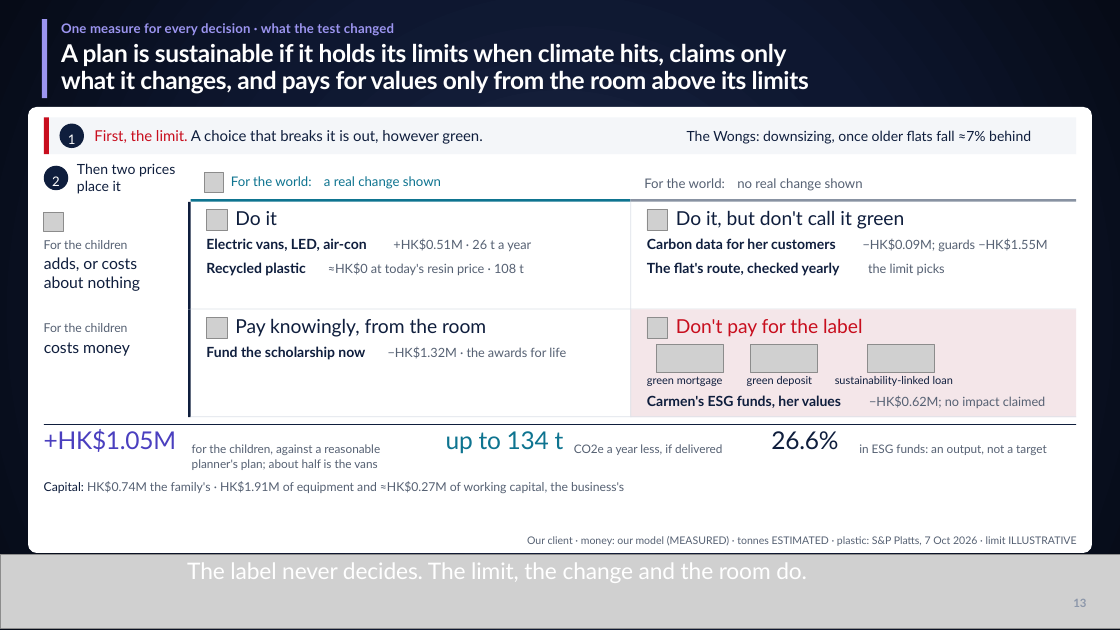
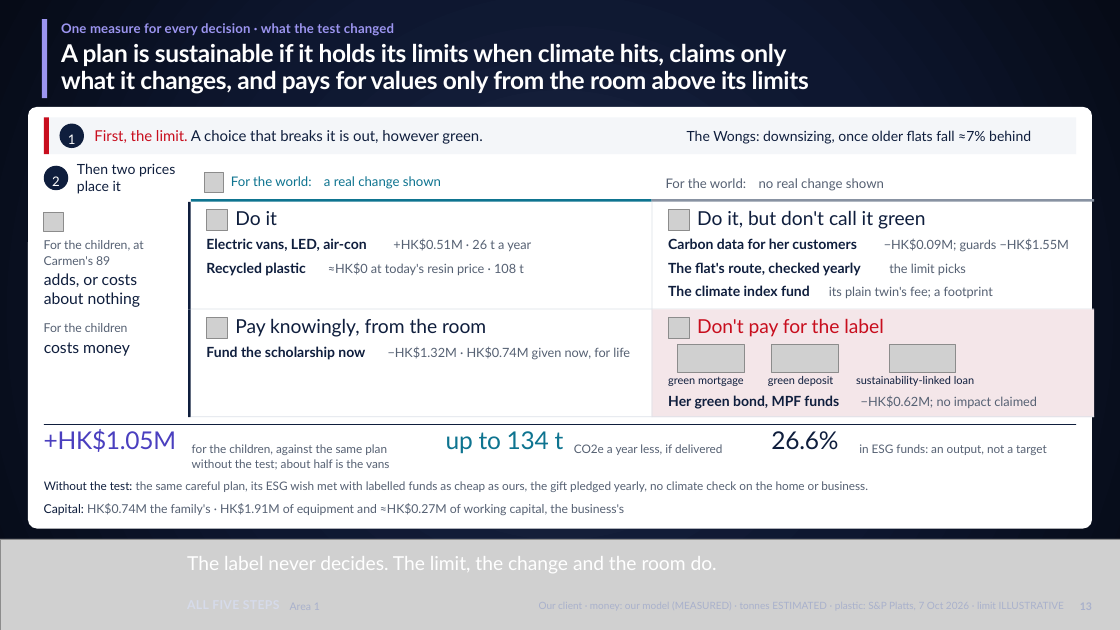
Before and after one commit to Peeradonn/finplan, a slide deck: slide 13 of Final/deck/Axis.pptx. Drawn at 1120x630 pixels with LibreOffice and Linux fonts; fonts in the diff are those of the drawing; grey boxes stand for pictures. Boxes give left, top, right and bottom in pixels: in the first picture for what was removed or moved away, otherwise in the second. Text is boxed around its words. In the diff, an @@ line names an element or a change of style, - is before the commit and + after.

```diff
--- a/Final/deck/Axis.pptx
+++ b/Final/deck/Axis.pptx
@@ rounded rectangle: place and size @@
-rounded rectangle at bbox=[28, 107, 1092, 553]
+rounded rectangle at bbox=[28, 107, 1092, 528]
@@ rounded rectangle at bbox=[28, 107, 1092, 528]: proportions changed @@
@@ rectangle: place and size @@
-rectangle at bbox=[191, 199, 630, 202]
+rectangle at bbox=[191, 199, 652, 202]
@@ picture removed at bbox=[647, 209, 668, 230] @@
@@ picture added at bbox=[669, 209, 690, 230] @@
@@ text at bbox=[44, 240, 143, 265]: text changed @@
-For the children
+For the children, at
+Carmen's 89
@@ text "adds, or costs": place and size @@
-text "adds, or costs" at bbox=[44, 257, 141, 291]
+text "adds, or costs" at bbox=[44, 273, 141, 307]
@@ text added at bbox=[668, 285, 810, 296], 12 pt, text #0F1E3D, bold @@
+The climate index fund
@@ text added at bbox=[829, 286, 993, 298], 10.9 pt, text #566173 @@
+its plain twin's fee; a footprint
@@ rectangle: place and size @@
-rectangle at bbox=[191, 308, 630, 309]
+rectangle at bbox=[191, 308, 652, 309]
@@ picture removed at bbox=[647, 317, 668, 338] @@
@@ picture added at bbox=[669, 317, 690, 338] @@
@@ text at bbox=[388, 346, 630, 360]: text changed @@
-−HK$1.32M · the awards for life
+−HK$1.32M · HK$0.74M given now, for life
@@ 11 texts, 6 rectangles, 3 pictures: place and size @@
-11 texts, 6 rectangles, 3 pictures at bbox=[630, 178, 1076, 418]
+11 texts, 6 rectangles, 3 pictures at bbox=[652, 178, 1095, 418]
@@ rectangle: place and size @@
-rectangle at bbox=[191, 417, 630, 418]
+rectangle at bbox=[191, 417, 652, 418]
@@ text removed at bbox=[647, 395, 841, 408] @@
-Carmen's ESG funds, her values
@@ text added at bbox=[668, 395, 839, 409], 12 pt, text #0F1E3D, bold @@
+Her green bond, MPF funds
@@ text "−HK$0.62M; no impact claimed": place and size @@
-text "−HK$0.62M; no impact claimed" at bbox=[869, 395, 1045, 408]
+text "−HK$0.62M; no impact claimed" at bbox=[861, 396, 1036, 408]
@@ text at bbox=[192, 444, 389, 470]: text changed @@
-for the children, against a reasonable
-planner's plan; about half is the vans
+for the children, against the same plan
+without the test; about half is the vans
@@ text "Capital: HK$0.74M the family's · ...": place and size @@
-text "Capital: HK$0.74M the family's · ..." at bbox=[44, 481, 624, 493]
+text "Capital: HK$0.74M the family's · ..." at bbox=[44, 503, 624, 515]
@@ text added at bbox=[44, 481, 868, 492], 10.1 pt, text #566173 @@
+Without the test: the same careful plan, its ESG wish met with labelled funds as cheap as ours, the gift pledged yearly, no climate check on the home or business.
@@ picture: place and size @@
-picture at bbox=[0, 555, 1120, 628]
+picture at bbox=[0, 539, 1120, 630]
@@ text removed at bbox=[527, 536, 1076, 546] @@
-Our client · money: our model (MEASURED) · tonnes ESTIMATED · plastic: S&P Platts, 7 Oct 2026 · limit ILLUSTRATIVE
@@ text "The label never decides. The ...": place and size @@
-text "The label never decides. The ..." at bbox=[187, 563, 807, 583]
+text "The label never decides. The ..." at bbox=[187, 556, 717, 573]
@@ text "The label never decides. The ..." at bbox=[187, 556, 717, 573]: size 19.5 to 16.5 pt, letter spacing -0.1 to 0 pt; line spacing 23.4pt to 20.6pt @@
@@ text removed at bbox=[1073, 599, 1086, 607] @@
-13
```
Also in this commit, not shown: 12 other slides changed, 3 slides added, 10 other files.
